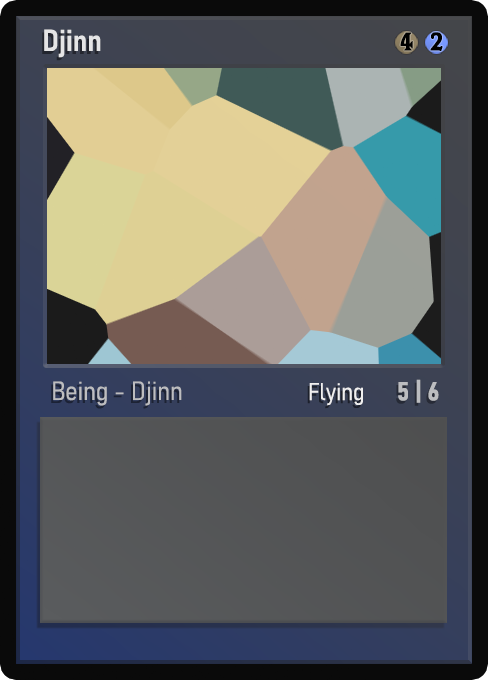
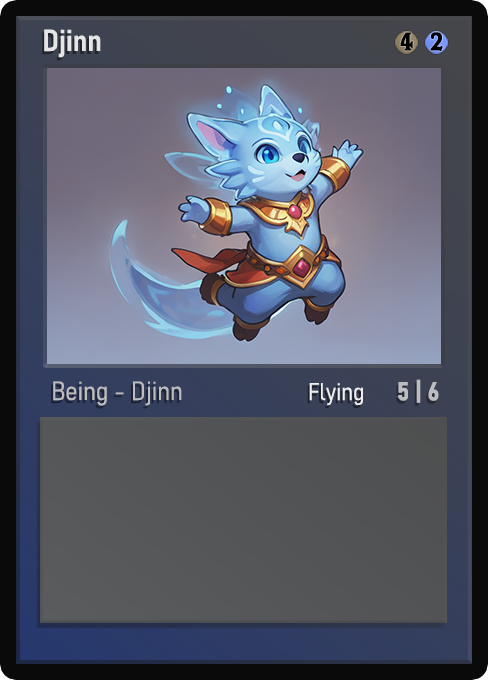
Layered file, before and after one edit (488x680). Changes by layer:
painted on "Name" over [44, 30, 100, 52]
painted on "AtkDef" over [398, 385, 438, 401]
painted on "Class" over [53, 381, 163, 405]
painted on "Ability" over [328, 387, 363, 406]
painted on "Artwork" over [47, 68, 441, 364]
